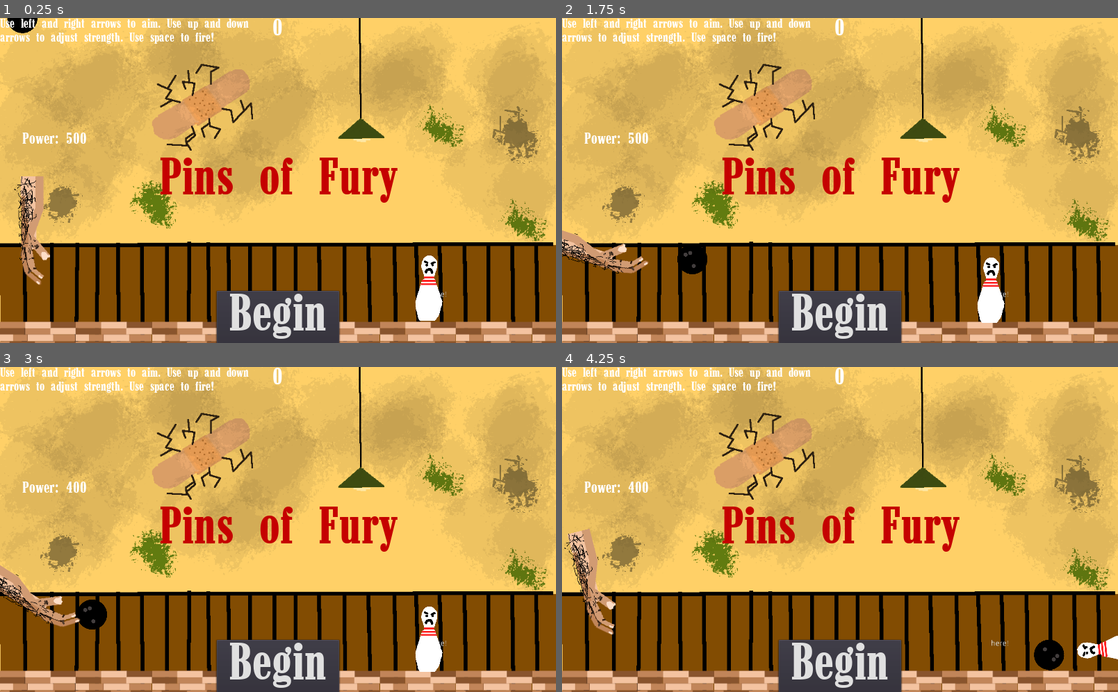
Above: before the commit, frames 1-4 (two rows, left to right).
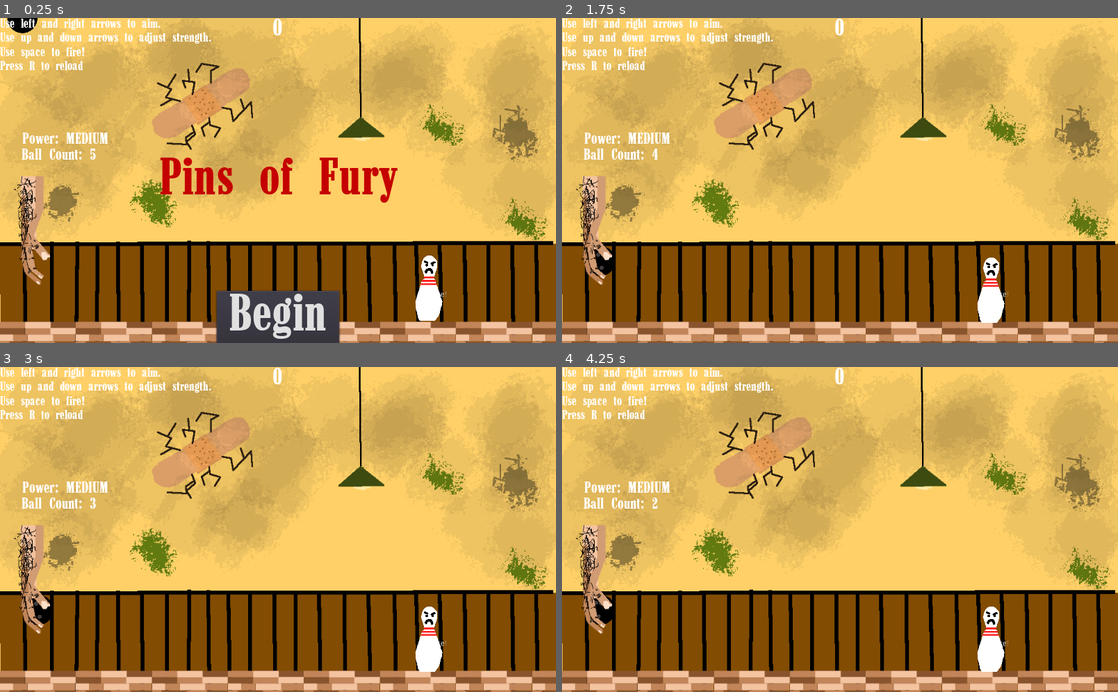
Above: after the commit, the same moments.

Repository: colinthomas-z80/CS315_Project1
Game: Godot game, scene res://Level.tscn
The game is run twice, just before and just after one commit, with the same random seed, the same clock (stepped at 60 frames per second) and the same inputs. Sound files missing from this copy of the repository are replaced by a short silence.
Inputs (mouse positions are in pixels of both pictures, inside the frame that each line leads up to):
- Up to frame 1 (0.25 s): no input
- Up to frame 2 (1.75 s): click "Begin" at 0.5 s; tap Enter at 1.25 s; hold Right (ui_right) from 1.28 s (still down); tap Space (launch) at 1.35 s; tap R (r) at 1.55 s
- Up to frame 3 (3 s): release Right (ui_right) at 2 s; click (278, 666) at 2 s, where only the run before the commit has a clickable "Begin"; tap Space (launch) at 2.75 s; hold Down (ui_down) from 2.78 s (still down); tap R (r) at 2.85 s
- Up to frame 4 (4.25 s): tap Space (launch) at 3.05, 3.6 s; release Down (ui_down) at 3.53 s; hold Right (ui_right) from 3.53 s (still down); tap R (r) at 3.8 s

The runs differ from the first frame. In frame 1, 4.3% of the frame differs, in the area x 0-100%, y 0-100%; in frame 2, 12%; in frame 3, 12%; in frame 4, 13%.

Commit message:
add strength modification and launch sound

Diff:
--- a/src/HUD.gd
+++ b/src/HUD.gd
@@ -8,8 +8,10 @@
 	$Message.show()
 
 func strengthSetText(text):
-	$StrengthMeter.text = str("Power: " + str(text))
+	if text != null: $StrengthMeter.text = str("Power: " + str(text))
 
+func ballCountSetText(text):
+	if text != null: $BallCount.text = str("Ball Count: " + str(text))
 func show_game_over():
 	show_message("Pins of Fury")
 	update_score(0)
--- a/src/Level.gd
+++ b/src/Level.gd
@@ -3,39 +3,33 @@
 var inGame = false
 var pinHit = false
 
-# Declare member variables here. Examples:
-# var a = 2
-# var b = "text"
+var ballCount
 
 func _process(delta):
+	$HUD.ballCountSetText(ballCount)
 	if Input.is_action_just_pressed("r"):
 		inGame = false
-		$BallRestartMessage.hide()
-		gameOver()
-		$HUD.strengthSetText($Ball.strength)
+		if ballCount == 1: $HUD.newGame()
+		ballCount -= 1
+		newBall()
 	if Input.is_action_just_pressed("ui_up"):
-		$Ball.strength += 100
-		print($Ball.strength)
-		$HUD.strengthSetText($Ball.strength)
+		$HUD.strengthSetText($Ball.strength("up"))
 	if Input.is_action_just_pressed("ui_down"):
-		$Ball.strength -= 100
-		print($Ball.strength)
-		$HUD.strengthSetText($Ball.strength)
+		$HUD.strengthSetText($Ball.strength("down"))
 
-func newGame():
+
+func newBall():
 	$BallRestartMessage.hide()
 	$Ball.stopTimer()
 	$Arm.start()
 	$Ball.start($BallStartPos.position)
 	$Pin.start($PinStartPos.position)
+	$HUD.strengthSetText("MEDIUM")
 	inGame = true
-
-func gameOver():
-	$HUD.newGame()
-
 
 # Called when the node enters the scene tree for the first time.
 func _ready():
+	ballCount = 5
 	$BallRestartMessage.hide()
 	pass
 
@@ -46,7 +40,8 @@
 
 
 func _on_HUD_start_game():
-	newGame()
+	ballCount = 5
+	newBall()
 
 
 func _on_MessageTimer_timeout():
--- a/src/Level.tscn
+++ b/src/Level.tscn
@@ -58,6 +58,10 @@
 size = 25
 font_data = ExtResource( 5 )
 
+[sub_resource type="DynamicFont" id=9]
+size = 30
+font_data = ExtResource( 5 )
+
 [sub_resource type="DynamicFont" id=8]
 size = 50
 font_data = ExtResource( 5 )
@@ -155,7 +159,7 @@
 margin_right = 81.0122
 margin_bottom = -44.6752
 custom_fonts/font = SubResource( 6 )
-text = "Power: 500"
+text = "Power: MEDIUM"
 __meta__ = {
 "_edit_use_anchors_": false
 }
@@ -164,8 +168,21 @@
 margin_right = 40.0
 margin_bottom = 14.0
 custom_fonts/font = SubResource( 7 )
-text = "Use left and right arrows to aim. Use up and down
-arrows to adjust strength. Use space to fire!"
+text = "Use left and right arrows to aim.
+Use up and down arrows to adjust strength.
+Use space to fire!
+Press R to reload"
+__meta__ = {
+"_edit_use_anchors_": false
+}
+
+[node name="BallCount" type="Label" parent="HUD"]
+margin_left = 40.0
+margin_top = 240.0
+margin_right = 169.0
+margin_bottom = 267.0
+custom_fonts/font = SubResource( 9 )
+text = "Ball Count: "
 __meta__ = {
 "_edit_use_anchors_": false
 }
@@ -195,8 +212,9 @@
 [node name="TextureRect" type="TextureRect" parent="."]
 show_behind_parent = true
 light_mask = 0
-margin_right = 40.0
-margin_bottom = 40.0
+margin_top = -1.931
+margin_right = 1024.0
+margin_bottom = 598.069
 texture = ExtResource( 9 )
 __meta__ = {
 "_edit_use_anchors_": false
@@ -204,6 +222,7 @@
 
 [node name="AudioStreamPlayer" type="AudioStreamPlayer" parent="."]
 stream = ExtResource( 10 )
+volume_db = -16.155
 autoplay = true
 script = ExtResource( 11 )
 [connection signal="timeout" from="Ball/MessageTimer" to="." method="_on_MessageTimer_timeout"]
--- a/src/ball.gd
+++ b/src/ball.gd
@@ -1,6 +1,10 @@
 extends RigidBody2D
 
-export var strength = 500
+var HIGH = 1100
+var MEDIUM = 800
+var LOW = 500
+
+export var strength = 800
 var vectX : float = 1
 var vectY : float = 0
 var oPosX : float = position.x
@@ -11,6 +15,7 @@
 func _process(delta):
 	if Input.is_action_just_pressed("launch"):
 		mode = MODE_RIGID
+		$AudioStreamPlayer.play()
 		hasLaunched = true
 		if !resetState : $MessageTimer.start(4)
 		var direction = Vector2(vectX,vectY).normalized()
@@ -27,11 +32,29 @@
 	if !hasLaunched:
 		position.x = clamp(position.x,oPosX,oPosX+42)
 		position.y = clamp(position.y,oPosY-14,oPosY)
-
+	clamp(strength,500,1100)
 func _integrate_forces(state):
 	if resetState:
 		state.transform = Transform2D(0.0,position)
 		resetState = false
+
+func strength(dir):
+	if dir == "up":
+		if strength == MEDIUM:
+			strength = HIGH
+			return "HIGH"
+		if strength == LOW:
+			strength = MEDIUM
+			return "MEDIUM"
+		print("strength up")
+	if dir == "down":
+		if strength == HIGH:
+			strength = MEDIUM
+			return "MEDIUM"
+		if strength == MEDIUM:
+			strength = LOW
+			return "LOW"
+		print("strength down")
 
 
 
--- a/src/ball.tscn
+++ b/src/ball.tscn
@@ -1,7 +1,8 @@
-[gd_scene load_steps=4 format=2]
+[gd_scene load_steps=5 format=2]
 
 [ext_resource path="res://ball.gd" type="Script" id=1]
 [ext_resource path="res://assets/Ball.png" type="Texture" id=2]
+[ext_resource path="res://assets/SampleBell.wav" type="AudioStream" id=3]
 
 [sub_resource type="CircleShape2D" id=1]
 radius = 28.7446
@@ -18,3 +19,7 @@
 [node name="Sprite" type="Sprite" parent="."]
 scale = Vector2( 0.5, 0.5 )
 texture = ExtResource( 2 )
+
+[node name="AudioStreamPlayer" type="AudioStreamPlayer" parent="."]
+stream = ExtResource( 3 )
+volume_db = 0.211
Not shown: 1 places in src/Level.tscn that only renumber resources
Not shown, added: src/assets/SampleBell.wav.import
Not shown, added: src/assets/SampleBell.wav
